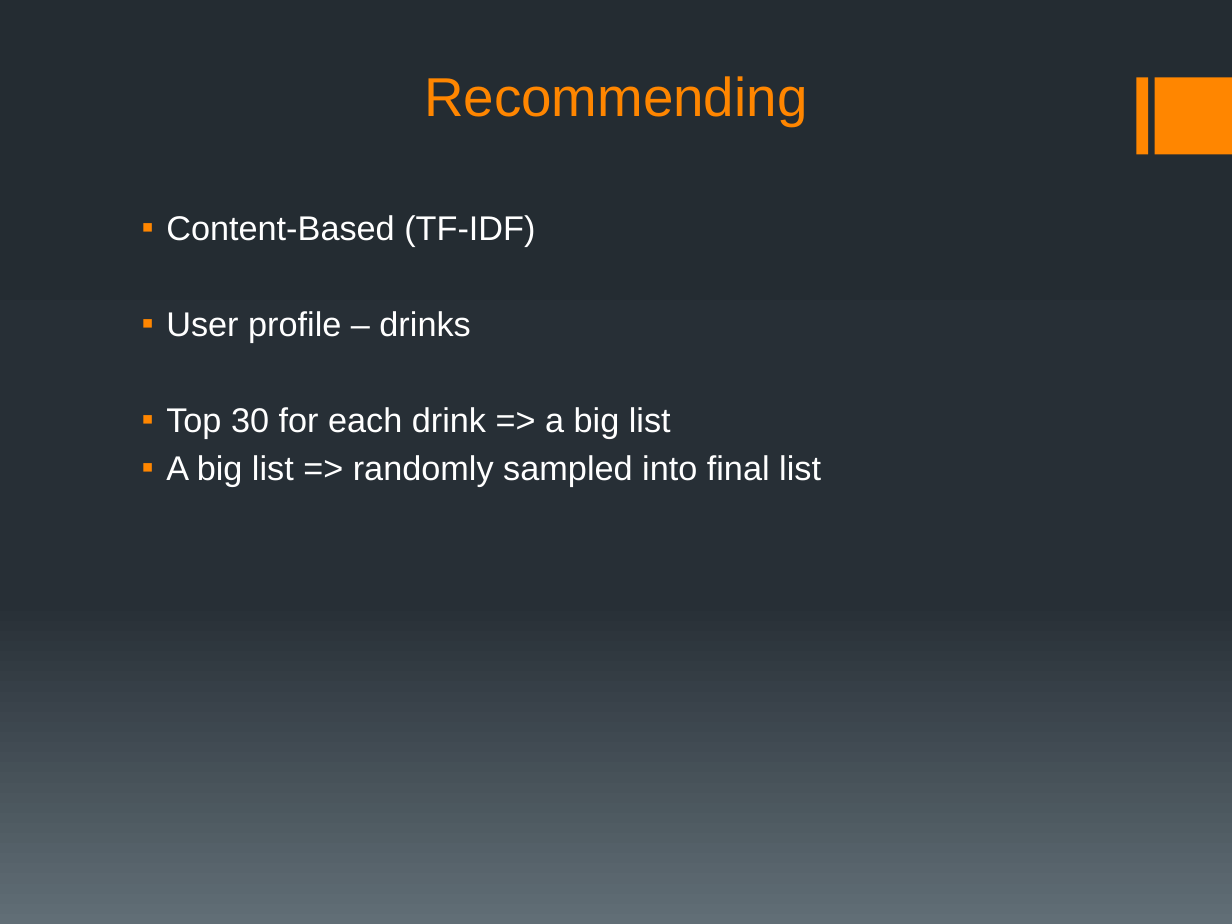
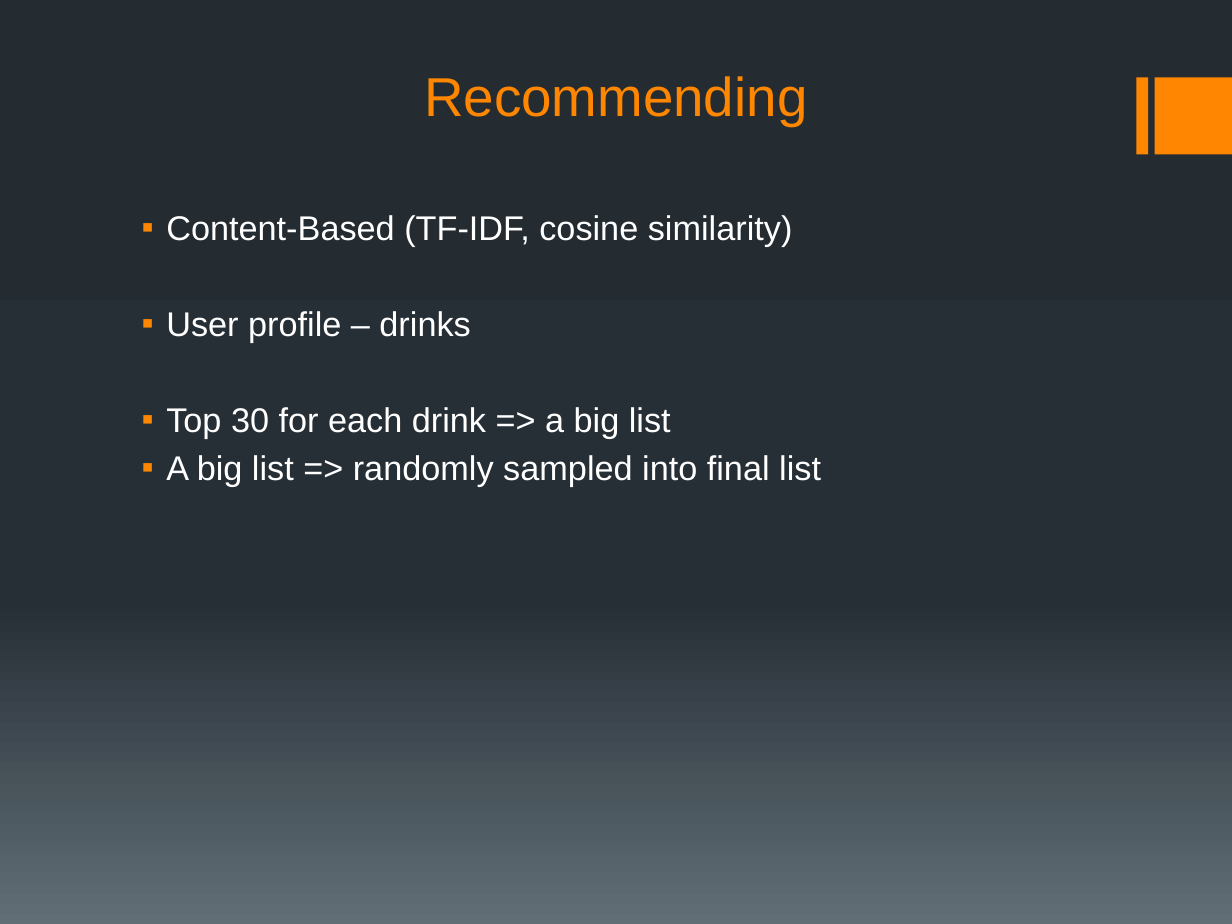
Before and after one commit to Midoriii/Cocktail-Recommender, a slide deck: slide 6 of cocktails.pptx. Drawn at 1232x924 pixels with LibreOffice and Linux fonts; fonts in the diff are those of the drawing. Boxes give left, top, right and bottom in pixels: in the first picture for what was removed or moved away, otherwise in the second. Text is boxed around its words. In the diff, an @@ line names an element or a change of style, - is before the commit and + after.

```diff
--- a/cocktails.pptx
+++ b/cocktails.pptx
@@ text at [166,215,793,246]: text changed @@
-▪ Content-Based (TF-IDF)
+▪ Content-Based (TF-IDF, cosine similarity)
```
Also in this commit, not shown: 2 other slides changed, 4 slides added, 2 slides removed, 2 other files.
